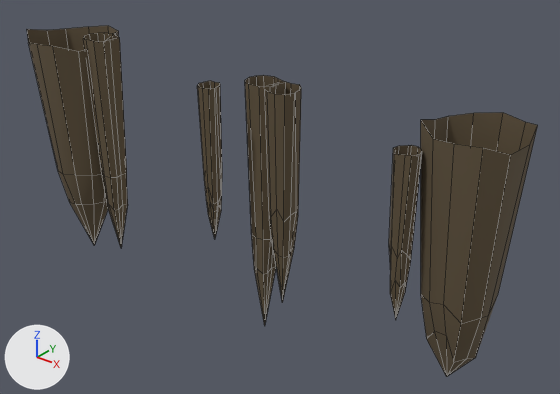
A saved change to the FBX model Assets/Meshes/Props/stalagtite_2.fbx.
The view is the same before and after, from a 50 mm camera at (24.37, 0.33, 0.45) aimed at (19.85, 5.98, -3.06). Arrows for +X, +Y and +Z are at lower left; the lights stay in place. Mesh edges are drawn as thin lines. Where no turn or scale is listed for an object, it has been applied to the vertices.

The older version as bpy lines, for what is in view:
```python
me_cone_004 = bpy.data.meshes.new('Cone.004')
me_cone_004.from_pydata(...)  # 259 vertices, 252 faces; spans x -3.02..2.83, y -0.43..0.55, z -1.81..1.25
me_cone_004.materials.append(mat_rock)  # brown #62543e
ob_stalactite_2 = bpy.data.objects.new('stalactite_2', me_cone_004)
ob_stalactite_2.location = (19.649, 5.626, -2.872)
```
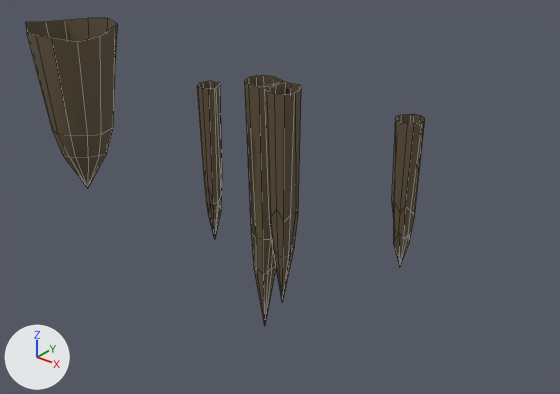
Pixel boxes [x1, y1, x2, y2] of what changed, in the pictures (560 x 394 px; the box of a moved part takes in the faces that stretch with it):
'stalactite_2', reshaped (22% narrower, 12% shorter): before [27, 26, 538, 377]; after [26, 18, 425, 326]
part 1 of me_cone_004, moved or reshaped: before [27, 26, 119, 245]; after [26, 18, 118, 188]
part 2 of me_cone_004, moved or reshaped: before [389, 145, 422, 319]; after [392, 114, 425, 266]
part 3 of me_cone_004, deleted (brown): before [421, 112, 538, 377]
part 4 of me_cone_004, deleted (brown): before [83, 33, 128, 247]

The change, as a diff of the scene's bpy script:
```diff
--- a/Assets/Meshes/Props/stalagtite_2.fbx.py
+++ b/Assets/Meshes/Props/stalagtite_2.fbx.py
@@ me_cone_004 @@
 me_cone_004.from_pydata(...)  # 259 vertices, 252 faces; spans x -3.02..2.83, y -0.43..0.55, z -1.81..1.25
 # used by ob_stalactite_2; location = (19.649, 5.626, -2.872)
+# me_cone_004 part 1: the loose piece of 37 vertices spanning x -3.02..-2.04, y -0.43..0.55, z -1.58..1.19 is scaled about its middle by (1, 1, 0.739), then moved by (0.0, 0.0, 0.44)
+# me_cone_004 part 2: the loose piece of 37 vertices spanning x 1.88..2.1, y -0.42..-0.18, z -0.59..1.01 is scaled about its middle by (1, 1, 0.831), then moved by (0.0, 0.0, 0.39)
+# me_cone_004 part 3: the loose piece of 37 vertices spanning x 2.02..2.83, y -0.35..0.46, z -1.19..1.25 is deleted
+# me_cone_004 part 4: the loose piece of 37 vertices spanning x -2.21..-1.83, y -0.14..0.2, z -1.45..1.2 is deleted
 me_cone_004.materials.append(mat_rock)
```
